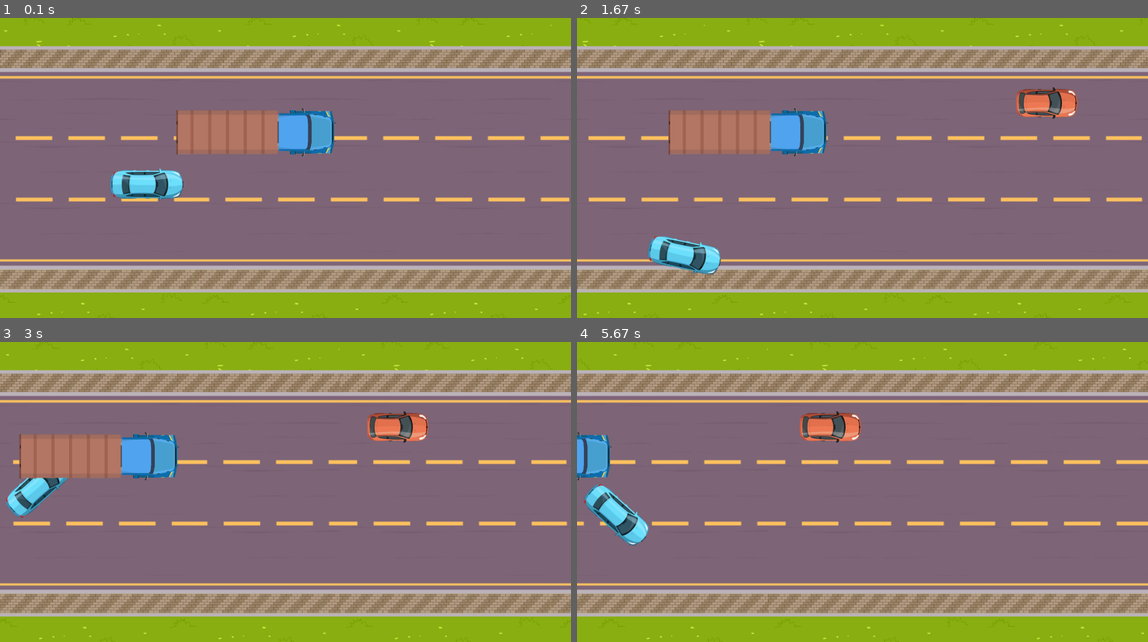
Above: before the commit, frames 1-4 (two rows, left to right).
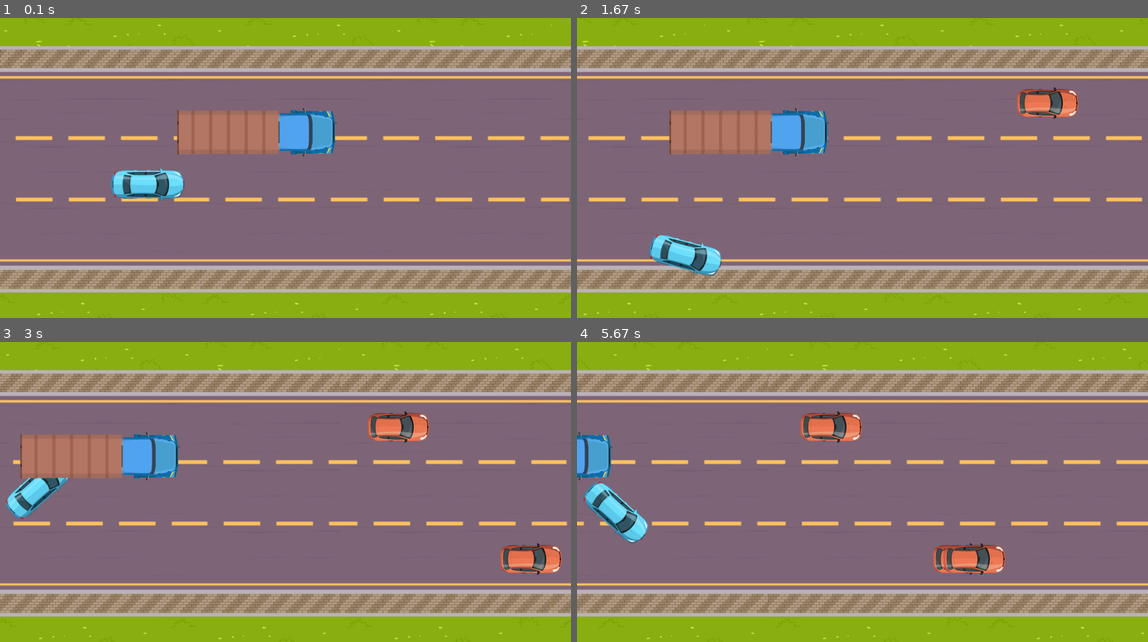
Above: after the commit, the same moments.

Repository: AdamJ77/highway-pygame
Game: pygame game, started from main_speeding.py
Same seed, same stepped clock (60 frames per second), same inputs: the game is played once before the commit and once after it.
Inputs:
- Up to frame 1 (0.1 s): no input
- Up to frame 2 (1.67 s): hold D 0.33-0.8 s; hold W 0.83-1.13 s; tap Space at 0.9, 1.23, 1.53 s; hold D 1.17-1.63 s
- Up to frame 3 (3 s): hold A 1.67-2.2 s; tap Space at 1.73, 2.03, 2.3, 2.63, 2.93 s; hold S 2.23-2.53 s; hold A 2.57-2.97 s
- Up to frame 4 (5.67 s): hold W 3-3.37 s; tap Space at 3.07, 3.47, 3.77, 4.13, 4.53, 4.83, 5.03, 5.33, 5.53 s; hold D 3.4-4.03 s; hold S 4.07-4.43 s; hold A 4.47-4.93 s; hold D 4.97-5.43 s; hold W from 5.47 s (still down)

The runs differ from the first frame. In frame 1, 0.5% of the frame differs, in the area x 19-59%, y 30-61%; in frame 2, 1.0%; in frame 3, 1.8%; in frame 4, 2.2%, in the area x 0-75%, y 23-78%.

Commit message:
Created Location class

Diff:
--- a/class_player.py
+++ b/class_player.py
@@ -32,6 +32,7 @@
         self.height = PLAYER_HEIGHT
         self.brakes_light = False
         self.brake_model = BRAKE_LIGHTS
+        self.act_rect = self.get_rect()
 
 
     def get_rect(self):
--- a/classes_other.py
+++ b/classes_other.py
@@ -18,7 +18,7 @@
 
 
 class Game:
-    pass
+    test_rect = False
 
 class Car:
 
@@ -33,6 +33,8 @@
         self.width: int = 0
         self.height: int = 0
         self.isOut = False
+        self.old_rect = None
+        self.act_rect = self.get_rect()
 
 
     def get_rect(self):
@@ -46,7 +48,6 @@
     def get_center_point(self):
         """Return list of center point coordinates of car"""
         return [self.x + self.width // 2, self.y + self.height // 2]
-
 
 
     @classmethod
@@ -89,3 +90,14 @@
         self.model = TRUCK_IMAGE
         self.width = TRUCK_WIDTH
         self.height = TRUCK_HEIGHT
+
+
+class Location:
+
+    def __init__(self, spawn_loc, isOccupied=False) -> None:
+        self.spawn_location = spawn_loc
+        self.isOccupied = isOccupied
+
+    @classmethod
+    def location(cls, location):
+        return cls(location)
--- a/main_speeding.py
+++ b/main_speeding.py
@@ -1,6 +1,5 @@
 
 import pygame as pg
-import math
 from collections import Counter
 import random
 from itertools import product
@@ -9,11 +8,12 @@
 import numpy as np
 
 from class_player import Player
-from classes_other import Game, Truck, Car, ColorCar
+from classes_other import Game, Truck, Car, ColorCar, Location
 from utils import (
     get_random_colors,
     scroll_background,
-    scroll_lamps
+    scroll_lamps,
+    create_color_cars_dict
 )
 from config import (
     WIN,
@@ -24,9 +24,6 @@
     PLAYER_HEIGHT,
     HIGHWAY_IMAGE_WIDTH,
     AREA_SURFACE,
-    CAR_IMAGE_RED,
-    CAR_IMAGE_GREEN,
-    CAR_IMAGE_PURPLE,
     CAR_HEIGHT,
     CAR_WIDTH,
     SPAWN_LOCATIONS
@@ -39,8 +36,14 @@
 
 
 # PLAYER HANDLING
-def input_player(player: Player, is_collision: Union[pg.Rect, bool], upper: pg.Rect, traffic_cars: Optional[np.array]) -> None:
+def input_player(
+    player: Player,
+    is_collision: Union[pg.Rect, bool],
+    upper: pg.Rect,
+    traffic_cars: Optional[np.array]
+    ) -> None:
     """Handle player's event"""
+
     keys_pressed = pg.key.get_pressed()
     if keys_pressed[pg.K_w] and not keys_pressed[pg.K_s]:
         player.move_forward()
@@ -70,9 +73,13 @@
 
 
 
-# SCREEN UPDATINGw
-def update_screen(player: Player, traffic_cars: np.array) -> None:
+# SCREEN UPDATING
+def update_screen(
+    player: Player,
+    traffic_cars: np.array
+    ) -> None:
     """Updates screen images' positions"""
+
     player_model = player.brake_model if player.brakes_light else player.model
     WIN.blit(player_model, (player.x, player.y))
     cars_to_pop = []
@@ -83,7 +90,6 @@
             cars_to_pop.append(index)
     traffic_cars = np.delete(traffic_cars, cars_to_pop)
     # testing rect surface for further implementation of collisions
-
     # colors = get_random_colors()
     # rect_player = player.get_rect()
     # rect_truck = truck.get_rect()
@@ -100,24 +106,35 @@
     pg.display.update()
     return traffic_cars
 
-def create_color_car(col_val):
+def create_color_car(
+    col_val,
+    traffic_cars: np.array,
+    spawn_locations):
+    """Create Car instance with given color and set random empty location"""
+
     new_car = Car()
     new_car.width = CAR_WIDTH
     new_car.height = CAR_HEIGHT
     new_car.model = col_val
-    new_car.x, new_car.y = (location for location in random.choice(SPAWN_LOCATIONS))
+    location = random.choice(spawn_locations)
+    new_car.x, new_car.y = location.spawn_location
     return new_car
 
 
-def spawn_traffic(prob_of_spawn: int, density: int, car_colors: dict, traffic_cars: np.array):
+def spawn_traffic(
+    prob_of_spawn: int,
+    density: int,
+    car_colors: dict,
+    traffic_cars: np.array,
+    spawn_locations: tuple):
     """Density parameter is max num of cars created"""
+
     if len(traffic_cars) >= density:
         return traffic_cars
     chance_of_spawn = random.randint(0, 1000)
     if chance_of_spawn < prob_of_spawn:
         col_val = random.choice(list(car_colors.values()))
-        new_car = create_color_car(col_val)
-        # print(new_car.x, new_car.y)
+        new_car = create_color_car(col_val, traffic_cars, spawn_locations)
         traffic_cars = np.append(traffic_cars, new_car)
     return traffic_cars
 
@@ -127,30 +144,55 @@
         car.no_acceleration()
 
 # PHYSICS COLLISION
-def check_collision_with_player(player_rect: pg.Rect, object: pg.Rect) -> bool:
+def check_collision_with_player(
+    player_rect: pg.Rect,
+    object: pg.Rect
+    ) -> bool:
     """Return True if player collided with object else False"""
+
     return True if player_rect.colliderect(object) else False
 
 
-def check_collision_cars(game: Game, player: Player, traffic_cars: np.array) -> bool:
-    rect_player = player.get_rect()
+def check_collision_cars(
+    game: Game,
+    player: Player,
+    traffic_cars: np.array
+    ) -> bool:
+
+    rect_player = player.act_rect
     for car in traffic_cars:
         rect_car = car.get_rect()
         if rect_player.colliderect(rect_car):
-            return check_side_collision(rect_player, rect_car)
+            check_side_collision(rect_player, rect_car, player)
     return
 
-def check_side_collision(rect_player: pg.Rect, rect_car: pg.Rect):
-    if rect_player.bottom - rect_car.top in range(0, 5):
-        return "Bottom collision"
-    elif rect_player.top - rect_car.bottom in range(0, 5):
-        return "Top collision"
-    elif rect_player.right - rect_car.left in range(0, 5):
-        return "Right collision"
-    elif rect_player.left - rect_player.right in range(0, 5):
-        return "Left collision"
-    else:
-        return False
+def check_side_collision(
+    rect_player: pg.Rect,
+    rect_car: pg.Rect,
+    player: Player
+    ):
+
+    # direction = None
+    if rect_player.bottom >= rect_car.top and player.old_rect.bottom:
+        print("bottom collision")
+
+        # direction = "bottom"
+        # constraints.update({"bottom": True})
+    elif rect_player.top <= rect_car.bottom:
+        print("top collision")
+        # direction = "top"
+        # constraints.update({"top": True})
+    elif rect_player.right >= rect_car.left:
+        print("right collision")
+        # direction = "right"
+        # constraints.update({"right": True})
+    elif rect_player.left <= rect_player.right:
+        # direction = "left"
+        print("left collision")
+        # constraints.update({"left": True})
+
+    # constraints = {direc:(False if direc is not direction else True) for direc in ["top", "bottom", "right", "left"]}
+    return
 
 def get_corner_of_collision(player: Player) -> product:
     pl_centr_x, pl_centr_y = player.get_center_point()
@@ -166,19 +208,36 @@
     return (upper, lower)
 
 
-def check_boundaries_collision(player: Player, upper: pg.Rect, lower: pg.Rect):
+def check_boundaries_collision(
+    player: Player,
+    upper: pg.Rect,
+    lower: pg.Rect
+    ):
     """Return True if player collided with upper or lower boundary"""
-    player_rect = player.get_rect()
-    if check_collision_with_player(player_rect, upper):
+
+    if check_collision_with_player(player.act_rect, upper):
         return upper
-    elif check_collision_with_player(player_rect, lower):
+    elif check_collision_with_player(player.act_rect, lower):
         return lower
     else:
         return False
 
 
+def create_spawning_locations():
+    loc1 = Location.location(SPAWN_LOCATIONS[0])
+    loc2 = Location.location(SPAWN_LOCATIONS[1])
+    loc3 = Location.location(SPAWN_LOCATIONS[2])
+    return loc1, loc2, loc3
+
+
+# AI actions
+# maniac/police tailgating player
 def automatic_following(player: Player, car: Car):
     pass
+
+
+
+
 
 
 # MAIN
@@ -193,23 +252,31 @@
     truck1 = Truck()
     upper_b, lower_b = create_boundaries()
 
+    locations_objs = create_spawning_locations()
+    # gen = [location.spawn_location for location in random.choice(locations_objs)]
+    # print(gen)
     scroll_speed_bg = 0
     scroll_speed_lamp = 0
 
     traffic_cars = np.array([], dtype=object)
     traffic_cars = np.append(traffic_cars, truck1)
-    # traffic_cars[truck1] = [truck1.x, truck1.y]
-
-    Car_Colors = {}
-    Car_Colors[ColorCar.CAR_IMAGE_GREEN] = CAR_IMAGE_GREEN
-    Car_Colors[ColorCar.CAR_IMAGE_RED] = CAR_IMAGE_RED
-    Car_Colors[ColorCar.CAR_IMAGE_PURPLE] = CAR_IMAGE_PURPLE
+
+    # create color cars
+    Car_Colors = create_color_cars_dict()
+
+    # collisions = ["top", "bottom", "right", "left"]
+    # constraints = {side:False for side in collisions}
+    coll_rect = False
 
     while run:
         clock.tick(60)
         for event in pg.event.get():
             if event.type == pg.QUIT:
                 run = False
+            if event.type == pg.KEYDOWN and event.type == pg.K_q:
+                coll_rect = True
+            else:
+                coll_rect = False
 
         # background scrolling and rendering additional images of highway
         scroll_speed_bg = scroll_background(scroll_speed_bg)
@@ -222,31 +289,32 @@
         # if abs(scroll_speed_lamp) > HIGHWAY_IMAGE_WIDTH:
         #     scroll_speed_lamp = 0
 
+
+        player.old_rect = player.get_rect()
+        for car in traffic_cars:
+            car.old_rect = car.get_rect()
+        traffic_cars = update_screen(player, traffic_cars)
+
+        player.act_rect = player.get_rect()
         # collision
         is_collision = check_boundaries_collision(player, upper_b, lower_b)
+        check_collision_cars(game1, player, traffic_cars)
 
         # player actions
         input_player(player, is_collision, upper_b, traffic_cars)
-        # print(player.get_tan_abs(player.rotation))
+
         # ai actions
-        # truck1.constant_speed()
-        # truck1.no_acceleration()
         move_traffic(traffic_cars)
-        traffic_cars = spawn_traffic(100, 2, Car_Colors, traffic_cars)
+        traffic_cars = spawn_traffic(30, 4, Car_Colors, traffic_cars, locations_objs)
+
+        print(len(traffic_cars) )
         # testing
-        print(check_collision_cars(game1, player, traffic_cars), len(traffic_cars))
-        # print(player.rotation)
-        # testing classmethod slomo
-        # if player.x > HIGHWAY_IMAGE_WIDTH // 2:
-        #     player.slomo_test()
+        # print(constraints)
 
         #update screen
-        traffic_cars = update_screen(player, traffic_cars)
-        # print(player.speed)
+        # traffic_cars =
 
         #TODO logging
-        # print(player.rotation, is_collision)
-        # print(player.get_center_point())
 
     pg.quit()
 
--- a/utils.py
+++ b/utils.py
@@ -1,4 +1,5 @@
 import random
+from classes_other import ColorCar
 from config import (
     WIN,
     HIGHWAY_IMAGE,
@@ -7,8 +8,12 @@
     LAMPS_IMAGE,
     LAMPS_WIDTH,
     bg_tiles,
-    lamp_tiles
+    lamp_tiles,
+    CAR_IMAGE_GREEN,
+    CAR_IMAGE_RED,
+    CAR_IMAGE_PURPLE
 )
+
 
 def get_random_colors() -> list:
     """Return RGB list color"""
@@ -28,3 +33,11 @@
         WIN.blit(LAMPS_IMAGE, (index * LAMPS_WIDTH + scroll_speed_lamp, 0))
         scroll_speed_lamp -= SCROLL_SPEED
     return scroll_speed_lamp
+
+
+def create_color_cars_dict():
+    Car_Colors = {}
+    Car_Colors[ColorCar.CAR_IMAGE_GREEN] = CAR_IMAGE_GREEN
+    Car_Colors[ColorCar.CAR_IMAGE_RED] = CAR_IMAGE_RED
+    Car_Colors[ColorCar.CAR_IMAGE_PURPLE] = CAR_IMAGE_PURPLE
+    return Car_Colors
Binary file added: concepts/concept_image_maniac.png
Binary file added: concepts/concept_image_police.png
Not shown, added: todo.md
